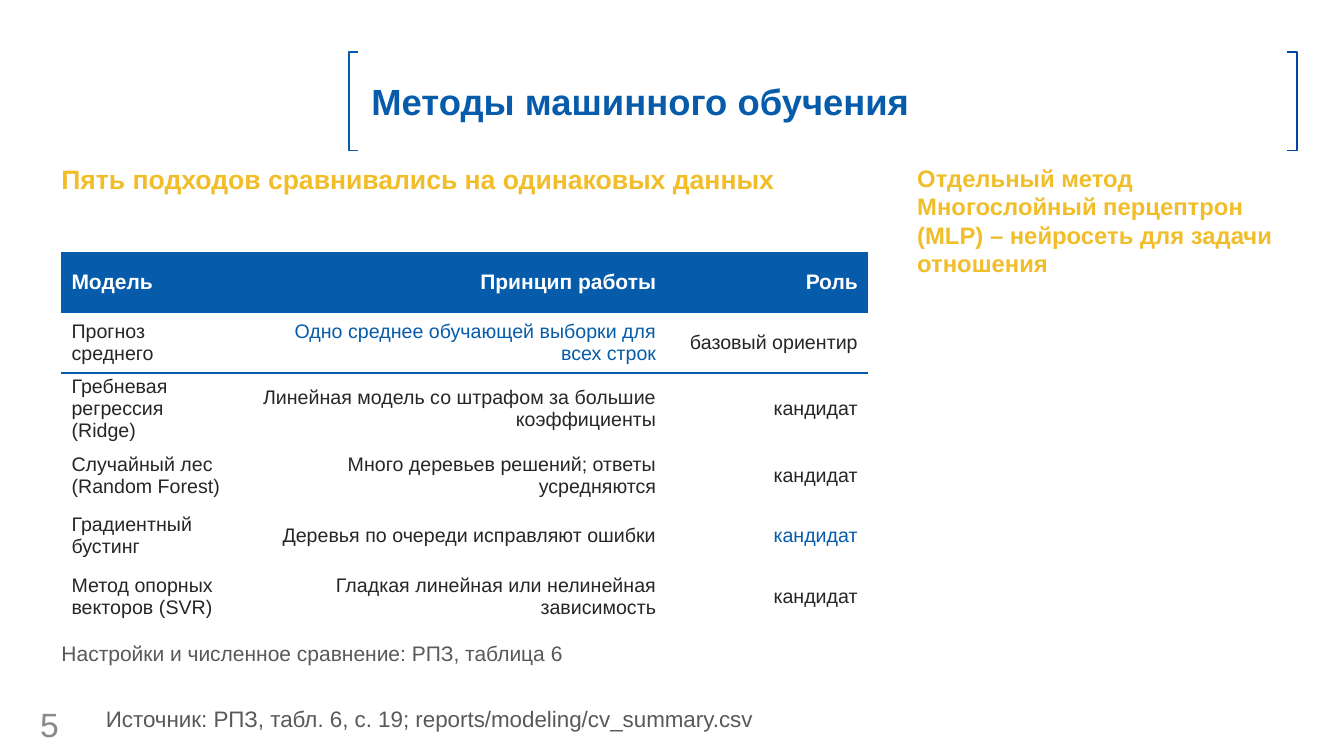
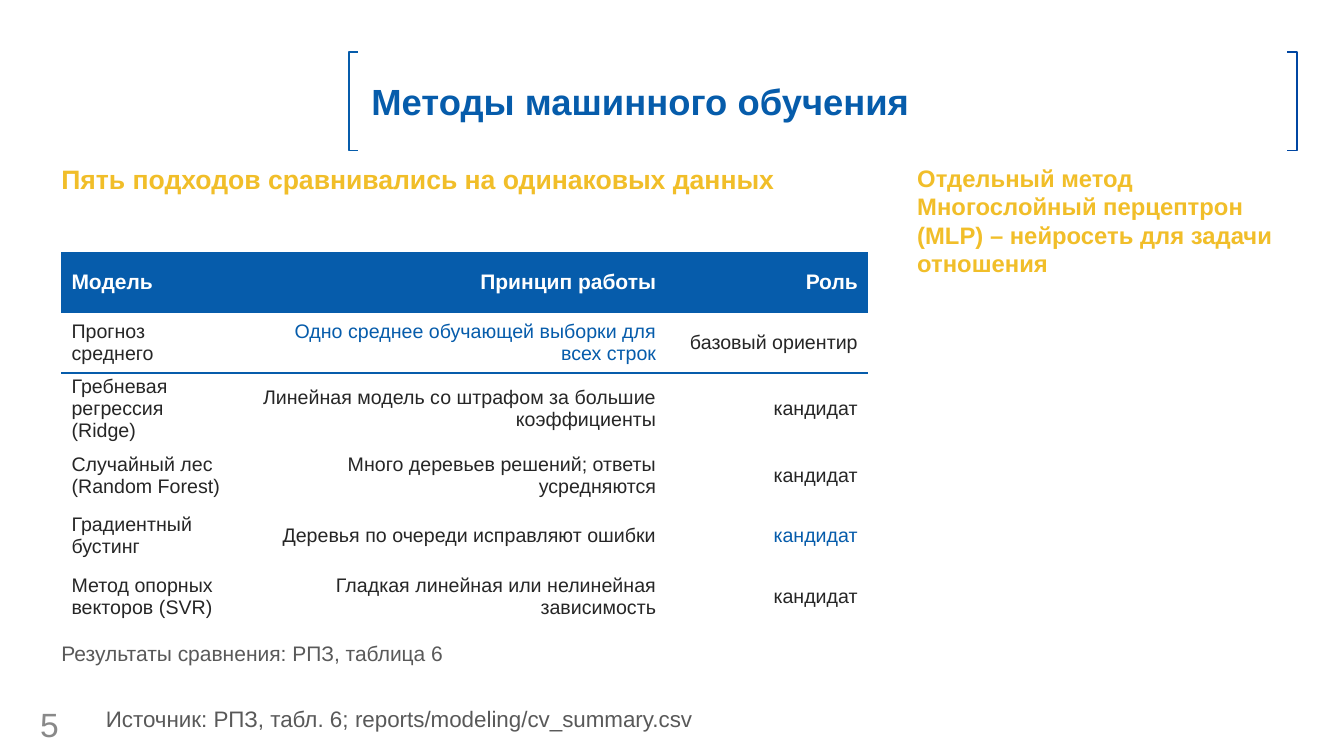
Before and after one commit to fpvcstep/composites-property-prediction, a slide deck: slide 5 of presentation/Презентация.pptx. Drawn at 1344x756 pixels with LibreOffice and Linux fonts; fonts in the diff are those of the drawing; background and template pictures are left out. Boxes give left, top, right and bottom in pixels: in the first picture for what was removed or moved away, otherwise in the second. Text is boxed around its words. In the diff, an @@ line names an element or a change of style, - is before the commit and + after.

```diff
--- a/presentation/Презентация.pptx
+++ b/presentation/Презентация.pptx
@@ text at <box>61,645,443,665</box>: text changed @@
-Настройки и численное сравнение: РПЗ, таблица 6
+Результаты сравнения: РПЗ, таблица 6
@@ text at <box>106,710,692,732</box>: text changed @@
-Источник: РПЗ, табл. 6, с. 19; reports/modeling/cv_summary.csv
+Источник: РПЗ, табл. 6; reports/modeling/cv_summary.csv
```
Also in this commit, not shown: 10 other slides changed, 5 other files.
